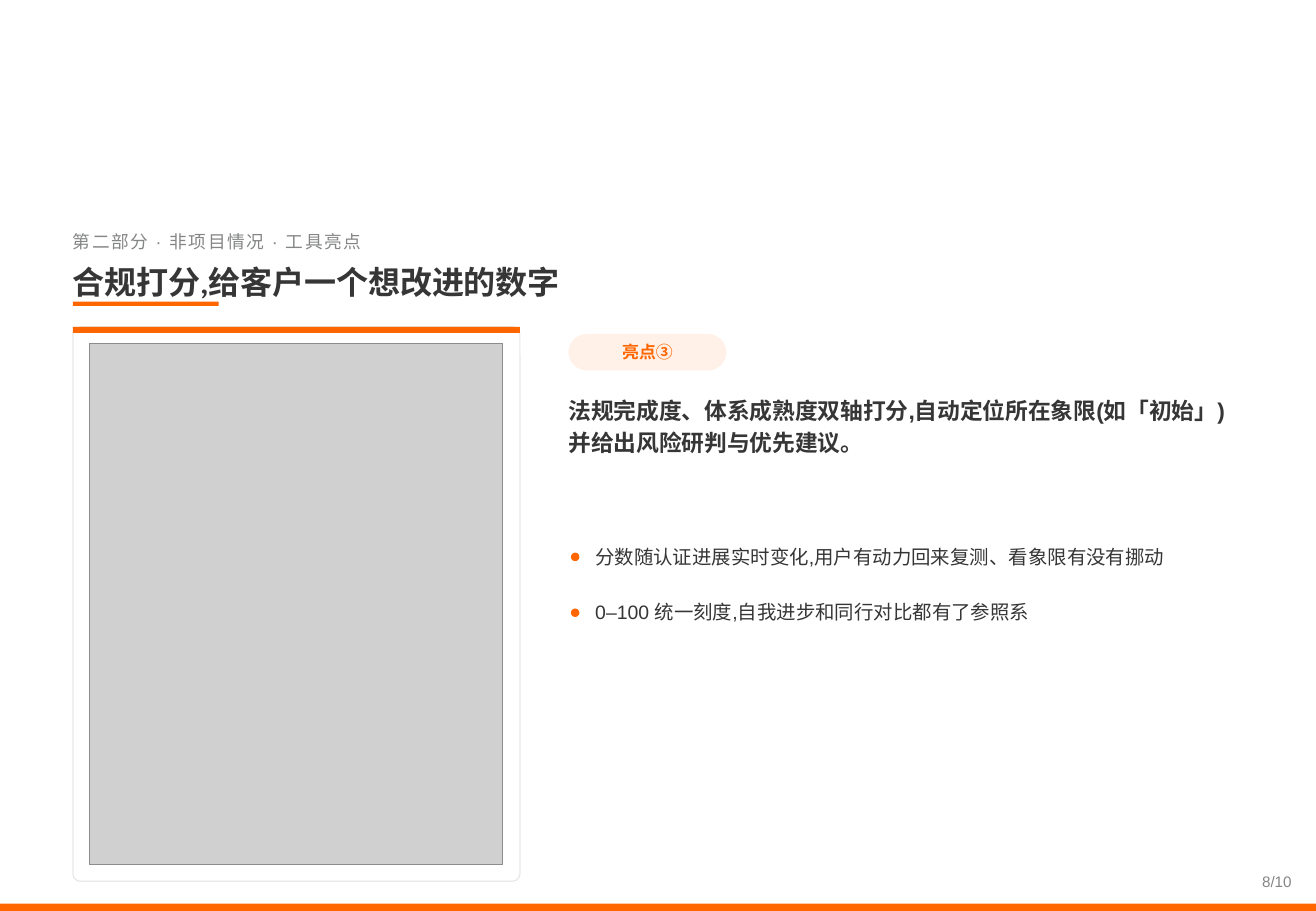
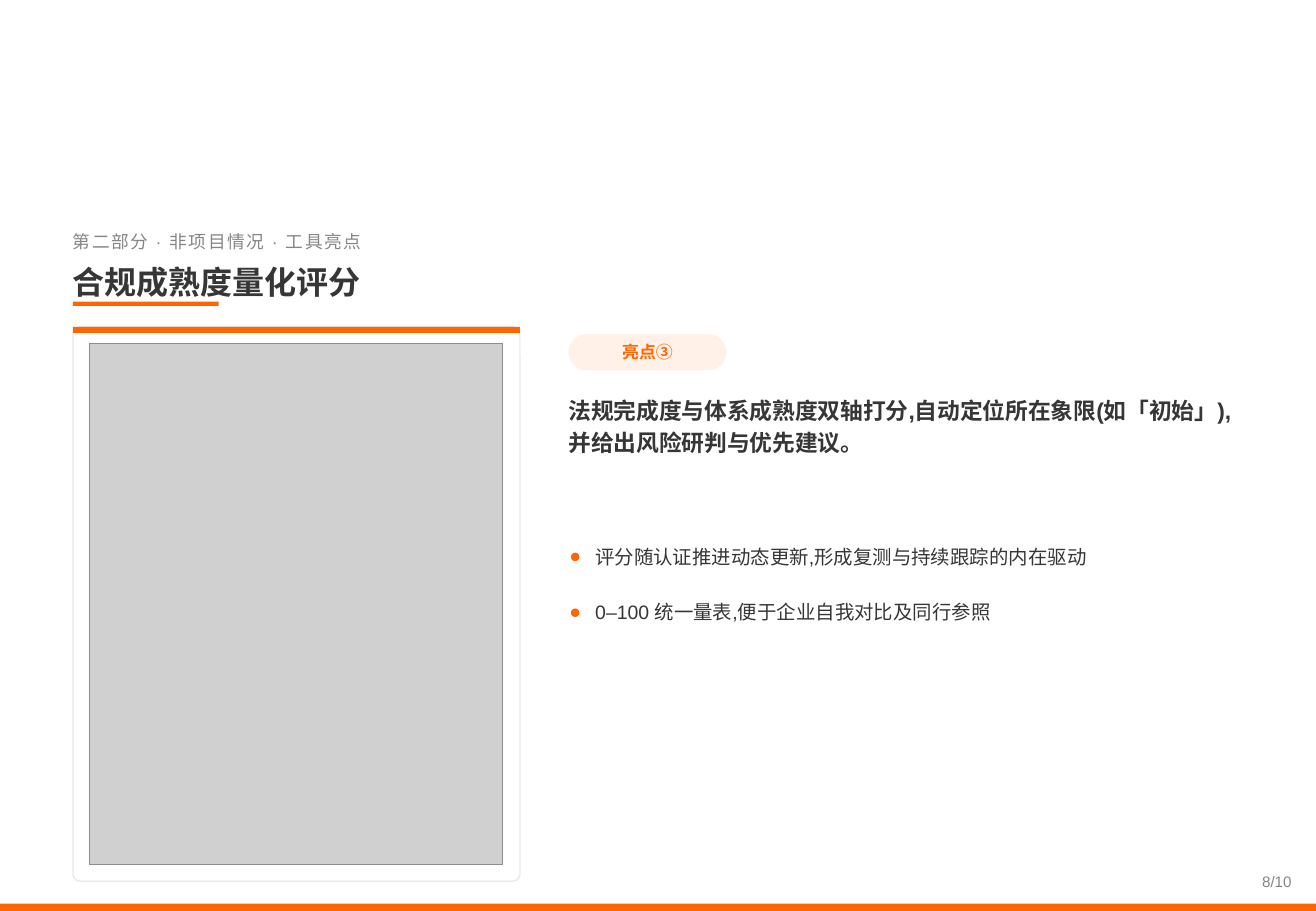
Before and after one commit to zhenghannah1228-boop/Auto-Reg-Monitor, a slide deck: slide 8 of 2026年8-9月工作汇报.pptx. Drawn at 1316x911 pixels with LibreOffice and Linux fonts; fonts in the diff are those of the drawing; grey boxes stand for pictures; background and template pictures are left out. Boxes give left, top, right and bottom in pixels: in the first picture for what was removed or moved away, otherwise in the second. Text is boxed around its words. In the diff, an @@ line names an element or a change of style, - is before the commit and + after.

```diff
--- a/2026年8-9月工作汇报.pptx
+++ b/2026年8-9月工作汇报.pptx
@@ text at bbox=[73, 266, 361, 302]: text changed @@
-合规打分,给客户一个想改进的数字
+合规成熟度量化评分
@@ text at bbox=[569, 399, 1232, 453]: text changed @@
-法规完成度、体系成熟度双轴打分,自动定位所在象限(如「初始」)并给出风险研判与优先建议。
+法规完成度与体系成熟度双轴打分,自动定位所在象限(如「初始」),并给出风险研判与优先建议。
@@ text at bbox=[595, 547, 1086, 567]: text changed @@
-分数随认证进展实时变化,用户有动力回来复测、看象限有没有挪动
+评分随认证推进动态更新,形成复测与持续跟踪的内在驱动
@@ text at bbox=[595, 602, 991, 622]: text changed @@
-0–100 统一刻度,自我进步和同行对比都有了参照系
+0–100 统一量表,便于企业自我对比及同行参照
```
Also in this commit, not shown: 3 other slides changed.
